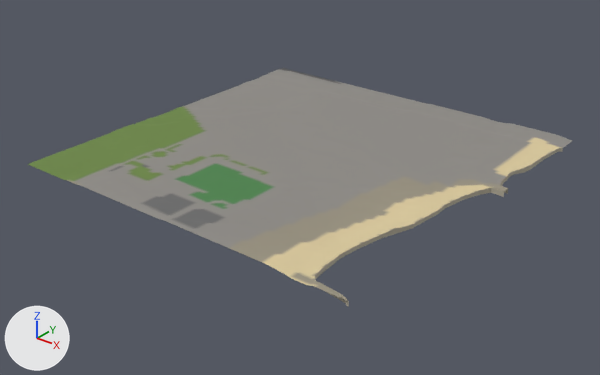
The glTF model gibraltar/data/build/tiles/T_E1_N4/terrain.glb: old version first, new version second.
One viewpoint serves both versions: a 50 mm lens placed at (857.0, -527.0, 428.0), pointed at (253.0, 228.0, -40.0). Every picture has the same lights, and +X, +Y and +Z are marked at lower left. The picture after the commit comes second. Vertices at exactly the same position are counted once.

The older version as bpy lines, for what is in view:
```python
me_t_e1_n4_terrain = bpy.data.meshes.new('T_E1_N4_terrain')
me_t_e1_n4_terrain.from_pydata(...)  # 10001 vertices, 19253 faces; spans x 0.0..500.0, y 0.0..500.0, z -4.0..5.0
# faces by material slot: [19003, 250]
me_t_e1_n4_terrain.materials.append(mat_m_terrain)
me_t_e1_n4_terrain.materials.append(mat_m_cliff)
ob_t_e1_n4_terrain = bpy.data.objects.new('T_E1_N4_terrain', me_t_e1_n4_terrain)
ob_t_e1_n4_terrain.location = (0.0, 0.0, 0.0)
```
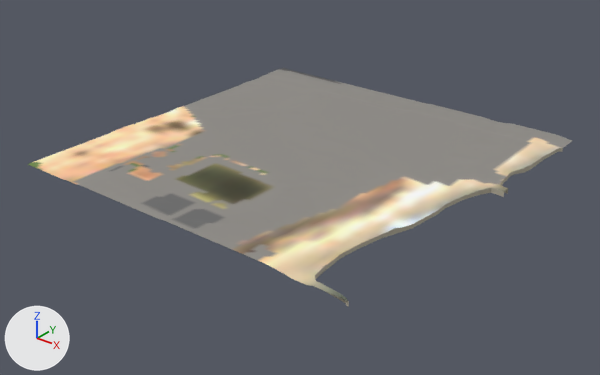
Diff of the bpy script that builds the scene:
```diff
--- a/gibraltar/data/build/tiles/T_E1_N4/terrain.glb.py
+++ b/gibraltar/data/build/tiles/T_E1_N4/terrain.glb.py
@@ me_t_e1_n4_terrain @@
 me_t_e1_n4_terrain.from_pydata(...)  # 10001 vertices, 19253 faces; spans x 0.0..500.0, y 0.0..500.0, z -4.0..5.0
 # used by ob_t_e1_n4_terrain; location = (0.0, 0.0, 0.0)
+# me_t_e1_n4_terrain part 1: 5439 faces centred in x 2.0..500.0, y 0.0..473.0, z 1.0..5.0 are repainted in the vertex colours, in many colours
 me_t_e1_n4_terrain.materials.append(mat_m_terrain)
```

Location of each change, [x1, y1, x2, y2] in pixels of the pictures (600 x 375 px):
part 1 of me_t_e1_n4_terrain, recoloured
    both: [32, 106, 560, 301]
